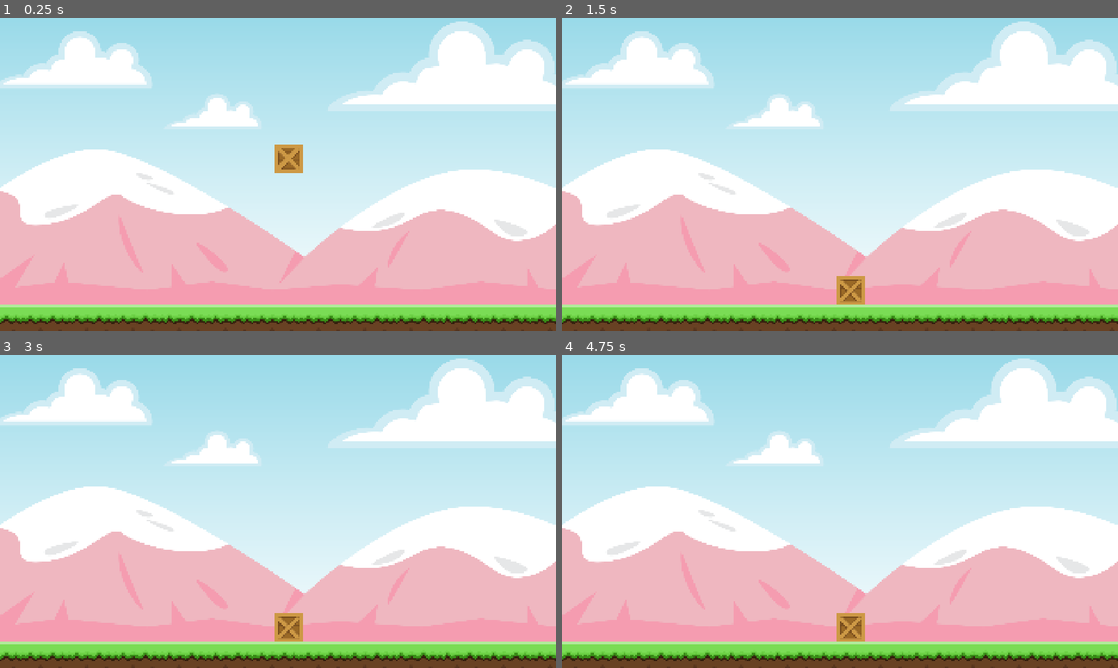
Above: before the commit, frames 1-4 (two rows, left to right).
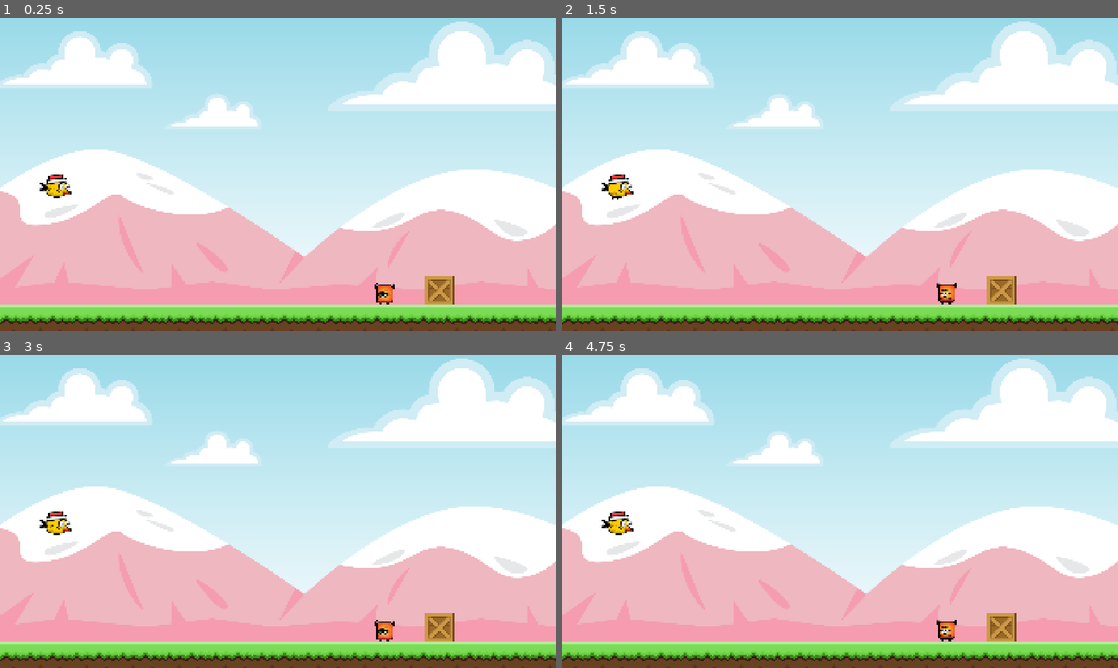
Above: after the commit, the same moments.

Repository: Sergiodevelopersk8/godotcurso2
Game: Godot game, scene res://scenes/levels/level.tscn
Two runs of this game, one before a commit and one after it. Both use one fixed random seed, a clock stepped at 60 frames per second and the inputs below.
Inputs (mouse positions are in pixels of both pictures, inside the frame that each line leads up to):
- Up to frame 1 (0.25 s): no input
- Up to frame 2 (1.5 s): move the mouse to (962, 158) at 0.52 s; press the mouse at (962, 158) at 0.53 s; release the mouse at (962, 158) at 1.25 s; drag from (728, 190) to (812, 237) at 1.27 s
- Up to frame 3 (3 s): move the mouse to (333, 442) at 2.02 s; press the mouse at (333, 442) at 2.03 s; release the mouse at (333, 442) at 2.75 s; drag from (250, 574) to (111, 464) at 2.77 s
- Up to frame 4 (4.75 s): tap Enter at 3.5 s; move the mouse to (1006, 558) at 3.52 s; press the mouse at (1006, 558) at 3.53 s; release the mouse at (1006, 558) at 4.25 s; drag from (673, 464) to (756, 433) at 4.27 s

The runs differ from the first frame. In frame 1, 1.4% of the frame differs, in the area x 7-82%, y 40-92%; in frame 2, 1.4%, in the area x 7-82%, y 50-92%; in frame 3, 1.4%; in frame 4, 1.4%.

Commit message:
paso al video 86

Diff:
--- /dev/null
+++ b/anfry-birds-clone/Scripts/player.gd
@@ -0,0 +1,48 @@
+extends RigidBody2D
+class_name Palyer
+
+@export var force_multiplayer:float
+
+var is_dragged = false
+var start_position
+var force_vector
+
+func _ready() -> void:
+	#posicion del player
+	start_position = position
+	 #Conectar por script a una señal
+	sleeping_state_changed.connect(_on_sleeping_state_changed)
+
+
+func _physics_process(_delta: float) -> void:
+	if is_dragged:
+		#develve la posicion del cursor del mouse
+		position = get_global_mouse_position()
+
+
+
+
+func _on_input_event(_viewport: Node, event: InputEvent, _shape_idx: int) -> void:
+	#si se presiona el el boton del
+	if event.is_action_pressed("drag"):
+		is_dragged = true
+
+	if event.is_action_released("drag"):
+		launch()
+
+
+func launch():
+	is_dragged = false
+	#aqui es para que el player no se quede estatico y tenga gravedad
+	freeze = false
+	#obtenemos el vector de la posicion del player a la posicion actual
+	force_vector = start_position - position
+
+	#aplicar la fuerza instataneamente
+	apply_impulse(force_vector * force_multiplayer)
+
+
+#-----------SEÑALES------------
+func _on_sleeping_state_changed():
+	#si el player se deja de mover que seria sleep
+	queue_free()
--- /dev/null
+++ b/anfry-birds-clone/Scripts/player_spawner.gd
@@ -0,0 +1,28 @@
+extends Marker2D
+class_name PlayerSpawner
+
+@export var player_scene:PackedScene
+
+func _ready() -> void:
+	create_player()
+
+
+
+
+func create_player():
+	var player_instance = player_scene.instantiate()
+	#añadimos y pospongamos la llamada para que se cargue todo
+	#y cargue el jugador despues de todo
+	add_sibling.call_deferred(player_instance)
+	player_instance.position = position
+
+	# formas de conectar
+
+	# 1.conexion por señal creada
+	#player_instance.tree_exited.connect(_on_player_tree_exited)
+
+	# 2.llamar al metodo mismo
+	player_instance.tree_exited.connect(create_player)
+
+func _on_player_tree_exited():
+	create_player()
--- a/anfry-birds-clone/project.godot
+++ b/anfry-birds-clone/project.godot
@@ -24,6 +24,14 @@
 window/stretch/mode="canvas_items"
 window/stretch/aspect="expand"
 
+[input]
+
+drag={
+"deadzone": 0.2,
+"events": [Object(InputEventMouseButton,"resource_local_to_scene":false,"resource_name":"","device":-1,"window_id":0,"alt_pressed":false,"shift_pressed":false,"ctrl_pressed":false,"meta_pressed":false,"button_mask":1,"position":Vector2(333, 9),"global_position":Vector2(342, 57),"factor":1.0,"button_index":1,"canceled":false,"pressed":true,"double_click":false,"script":null)
+]
+}
+
 [rendering]
 
 renderer/rendering_method="mobile"
--- /dev/null
+++ b/anfry-birds-clone/scenes/Enemy/enemy.tscn
@@ -0,0 +1,41 @@
+[gd_scene load_steps=6 format=3 uid="uid://c7d0my6mn7js3"]
+
+[ext_resource type="Texture2D" uid="uid://bxpferljlt78a" path="res://assets/sprites/monster.png" id="1_muyyy"]
+
+[sub_resource type="AtlasTexture" id="AtlasTexture_84vye"]
+atlas = ExtResource("1_muyyy")
+region = Rect2(0, 0, 73, 80)
+
+[sub_resource type="AtlasTexture" id="AtlasTexture_vamnb"]
+atlas = ExtResource("1_muyyy")
+region = Rect2(73, 0, 73, 80)
+
+[sub_resource type="SpriteFrames" id="SpriteFrames_o5uld"]
+animations = [{
+"frames": [{
+"duration": 1.0,
+"texture": SubResource("AtlasTexture_84vye")
+}, {
+"duration": 1.0,
+"texture": SubResource("AtlasTexture_vamnb")
+}],
+"loop": true,
+"name": &"idle",
+"speed": 5.0
+}]
+
+[sub_resource type="RectangleShape2D" id="RectangleShape2D_muyyy"]
+size = Vector2(54, 68)
+
+[node name="Enemy" type="RigidBody2D"]
+metadata/_edit_group_ = true
+
+[node name="AnimatedSprite2D" type="AnimatedSprite2D" parent="."]
+sprite_frames = SubResource("SpriteFrames_o5uld")
+animation = &"idle"
+autoplay = "idle"
+frame_progress = 0.58488506
+
+[node name="CollisionShape2D" type="CollisionShape2D" parent="."]
+position = Vector2(0, 6)
+shape = SubResource("RectangleShape2D_muyyy")
--- /dev/null
+++ b/anfry-birds-clone/scenes/Player/player.tscn
@@ -0,0 +1,64 @@
+[gd_scene load_steps=9 format=3 uid="uid://caxcp52mfylon"]
+
+[ext_resource type="Script" uid="uid://c4w8pplb1qr8r" path="res://Scripts/player.gd" id="1_1kbk7"]
+[ext_resource type="Texture2D" uid="uid://vfchwwda22dc" path="res://assets/sprites/bird.png" id="1_cyojo"]
+
+[sub_resource type="AtlasTexture" id="AtlasTexture_1kbk7"]
+atlas = ExtResource("1_cyojo")
+region = Rect2(0, 0, 115, 90)
+
+[sub_resource type="AtlasTexture" id="AtlasTexture_gqjuk"]
+atlas = ExtResource("1_cyojo")
+region = Rect2(115, 0, 115, 90)
+
+[sub_resource type="AtlasTexture" id="AtlasTexture_c4h5g"]
+atlas = ExtResource("1_cyojo")
+region = Rect2(230, 0, 115, 90)
+
+[sub_resource type="AtlasTexture" id="AtlasTexture_uiqp4"]
+atlas = ExtResource("1_cyojo")
+region = Rect2(345, 0, 115, 90)
+
+[sub_resource type="SpriteFrames" id="SpriteFrames_hvfru"]
+animations = [{
+"frames": [{
+"duration": 1.0,
+"texture": SubResource("AtlasTexture_1kbk7")
+}, {
+"duration": 1.0,
+"texture": SubResource("AtlasTexture_gqjuk")
+}, {
+"duration": 1.0,
+"texture": SubResource("AtlasTexture_c4h5g")
+}, {
+"duration": 1.0,
+"texture": SubResource("AtlasTexture_uiqp4")
+}],
+"loop": true,
+"name": &"flap",
+"speed": 15.0
+}]
+
+[sub_resource type="CapsuleShape2D" id="CapsuleShape2D_cyojo"]
+radius = 33.0
+height = 74.0
+
+[node name="Player" type="RigidBody2D"]
+input_pickable = true
+freeze = true
+script = ExtResource("1_1kbk7")
+force_multiplayer = 10.0
+metadata/_edit_group_ = true
+
+[node name="AnimatedSprite2D" type="AnimatedSprite2D" parent="."]
+sprite_frames = SubResource("SpriteFrames_hvfru")
+animation = &"flap"
+autoplay = "flap"
+frame_progress = 0.80545
+
+[node name="CollisionShape2D" type="CollisionShape2D" parent="."]
+position = Vector2(2, 2)
+rotation = 1.5707964
+shape = SubResource("CapsuleShape2D_cyojo")
+
+[connection signal="input_event" from="." to="." method="_on_input_event"]
--- a/anfry-birds-clone/scenes/levels/level.tscn
+++ b/anfry-birds-clone/scenes/levels/level.tscn
@@ -1,8 +1,11 @@
-[gd_scene load_steps=5 format=3 uid="uid://cwrd1ljrkds6g"]
+[gd_scene load_steps=8 format=3 uid="uid://cwrd1ljrkds6g"]
 
 [ext_resource type="Texture2D" uid="uid://du7sxsh668akq" path="res://assets/sprites/bg.png" id="1_377w7"]
 [ext_resource type="Texture2D" uid="uid://dkolv1560o3wq" path="res://assets/sprites/ground.png" id="2_bovvr"]
 [ext_resource type="PackedScene" uid="uid://ha41qoxj51cl" path="res://scenes/Crate/crate.tscn" id="3_b2cq8"]
+[ext_resource type="PackedScene" uid="uid://caxcp52mfylon" path="res://scenes/Player/player.tscn" id="4_xb4v1"]
+[ext_resource type="Script" uid="uid://bgvwa4hn4gvth" path="res://Scripts/player_spawner.gd" id="5_d4w6o"]
+[ext_resource type="PackedScene" uid="uid://c7d0my6mn7js3" path="res://scenes/Enemy/enemy.tscn" id="5_urvlt"]
 
 [sub_resource type="RectangleShape2D" id="RectangleShape2D_b2cq8"]
 size = Vector2(2395, 152)
@@ -46,4 +49,12 @@
 shape = SubResource("RectangleShape2D_b2cq8")
 
 [node name="Crate" parent="." instance=ExtResource("3_b2cq8")]
-position = Vector2(996, 456)
+position = Vector2(1517, 943)
+
+[node name="Enemy" parent="." instance=ExtResource("5_urvlt")]
+position = Vector2(1329, 943)
+
+[node name="PlayerSpawner" type="Marker2D" parent="."]
+position = Vector2(193, 583)
+script = ExtResource("5_d4w6o")
+player_scene = ExtResource("4_xb4v1")
Not shown, added: anfry-birds-clone/Scripts/player.gd.uid
Not shown, added: anfry-birds-clone/Scripts/player_spawner.gd.uid
